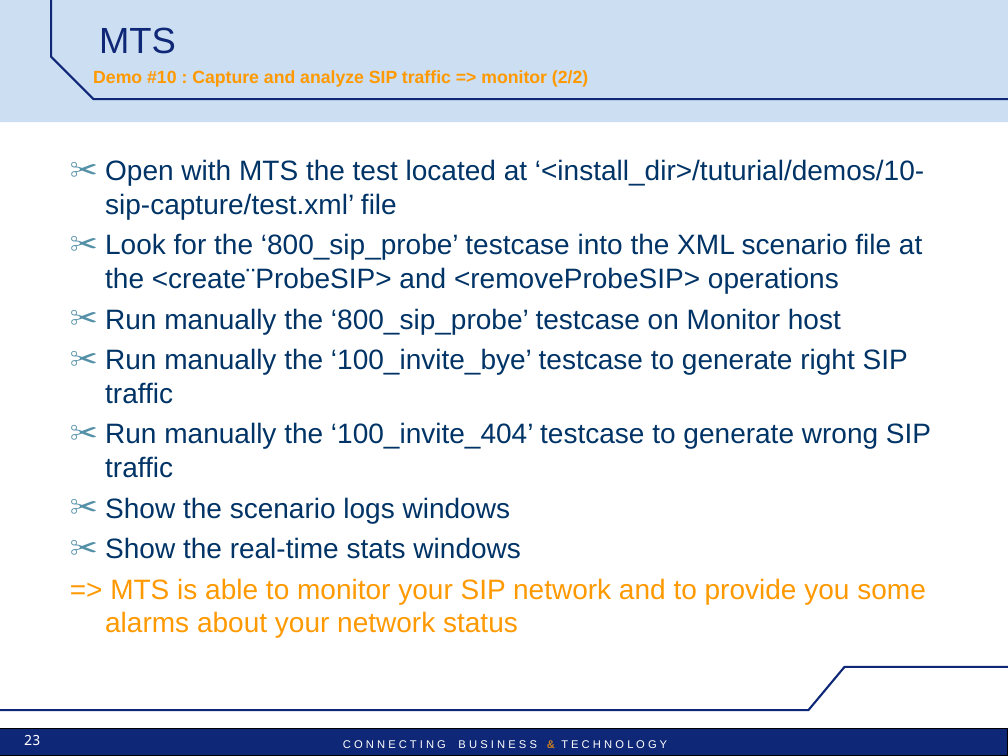
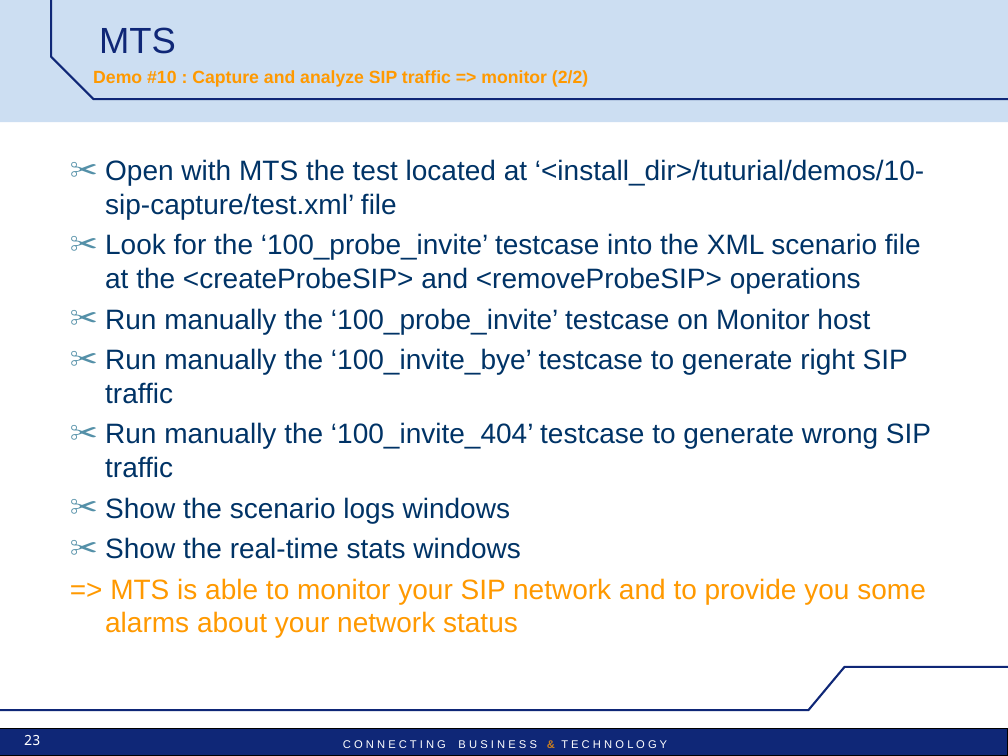
Before and after one commit to uttamhoode9/mts-trunk, a slide deck: slide 23 of mts/src/main/doc/MTS_pres_demos.ppt. Drawn at 1008x756 pixels with LibreOffice and Linux fonts; fonts in the diff are those of the drawing; background and template pictures are left out. Boxes give left, top, right and bottom in pixels: in the first picture for what was removed or moved away, otherwise in the second. Text is boxed around its words. In the diff, an @@ line names an element or a change of style, - is before the commit and + after.

Commit message:
Doc démo

```diff
--- a/mts/src/main/doc/MTS_pres_demos.ppt
+++ b/mts/src/main/doc/MTS_pres_demos.ppt
@@ text at bbox=[105, 233, 921, 334]: text changed @@
-✂ Look for the ‘800_sip_probe’ testcase into the XML scenario file at the <create¨ProbeSIP> and <removeProbeSIP> operations
-✂ Run manually the ‘800_sip_probe’ testcase on Monitor host
+✂ Look for the ‘100_probe_invite’ testcase into the XML scenario file at the <createProbeSIP> and <removeProbeSIP> operations
+✂ Run manually the ‘100_probe_invite’ testcase on Monitor host
```
